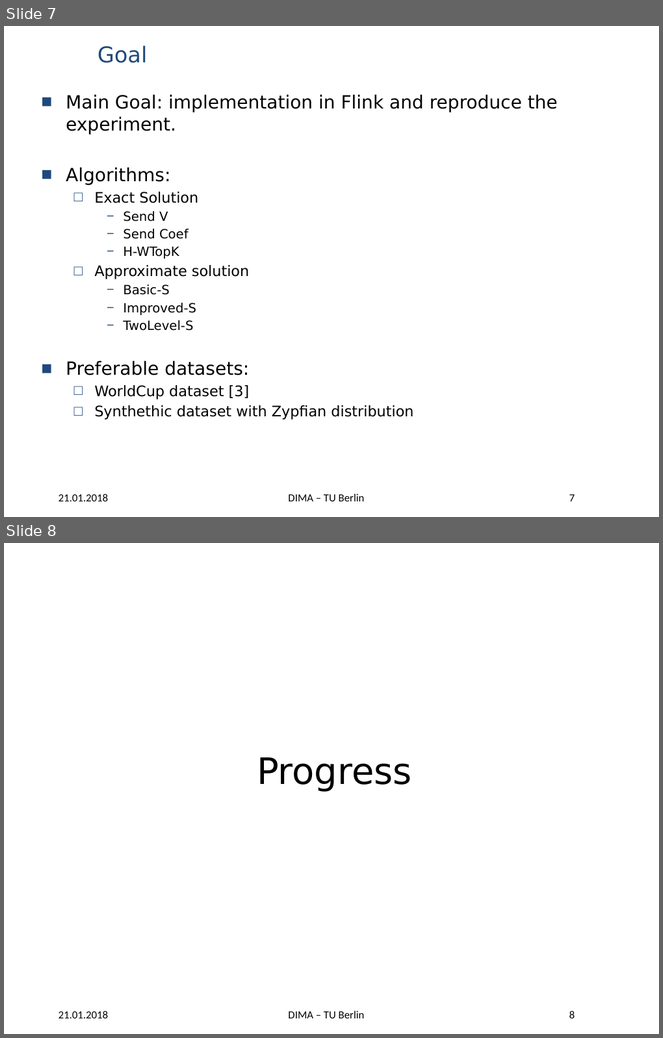
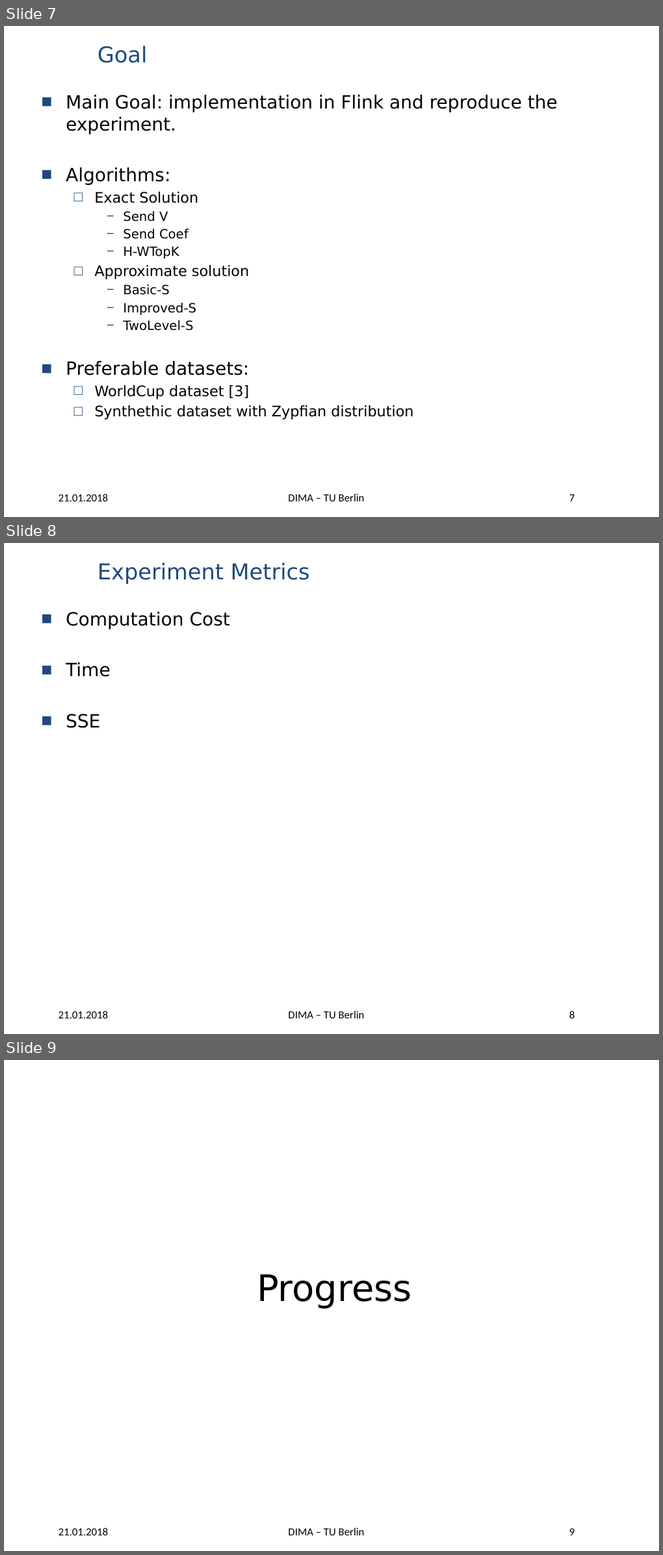
Before and after one commit to panduwicaksono91/wave-hist, a slide deck: BDAPRO Midterm Presentation - Wavelet Histogram.pptx. Shown one above the other, each under a label of ours: slides 7 and 8 before the commit, slides 7, 8 and 9 after it. The pictures are 663x1038 and 663x1555 pixels, drawn with LibreOffice and Linux fonts; fonts in the diff are those of the drawing; background and template pictures are left out. Boxes give left, top, right and bottom in pixels: in the first picture for what was removed or moved away, otherwise in the second. Text is boxed around its words. In the diff, an @@ line names an element or a change of style, - is before the commit and + after.

Commit message:
add metrics

```diff
--- a/BDAPRO Midterm Presentation - Wavelet Histogram.pptx
+++ b/BDAPRO Midterm Presentation - Wavelet Histogram.pptx
@@ slide 8 added at (4, 543, 659, 1034), background picture (left out); not listed: 3 template elements that a slide beside it also shows @@
@@ title added at (98, 563, 310, 584), 24 pt, text #1F497D @@
+Experiment Metrics
@@ text added at (66, 611, 230, 728), 20 pt, text #000000 @@
+■ Computation Cost
+■ Time
+■ SSE
@@ what was slide 8 is now slide 9 @@
@@ page number at (570, 1529, 575, 1536): text changed @@
-8
+9
```
